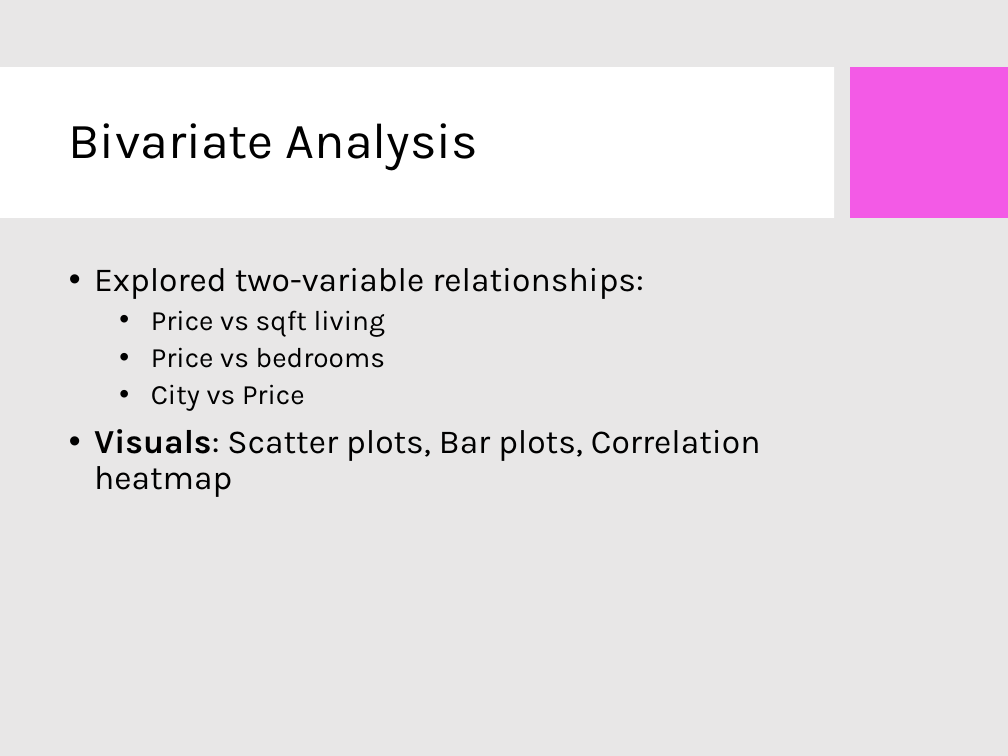
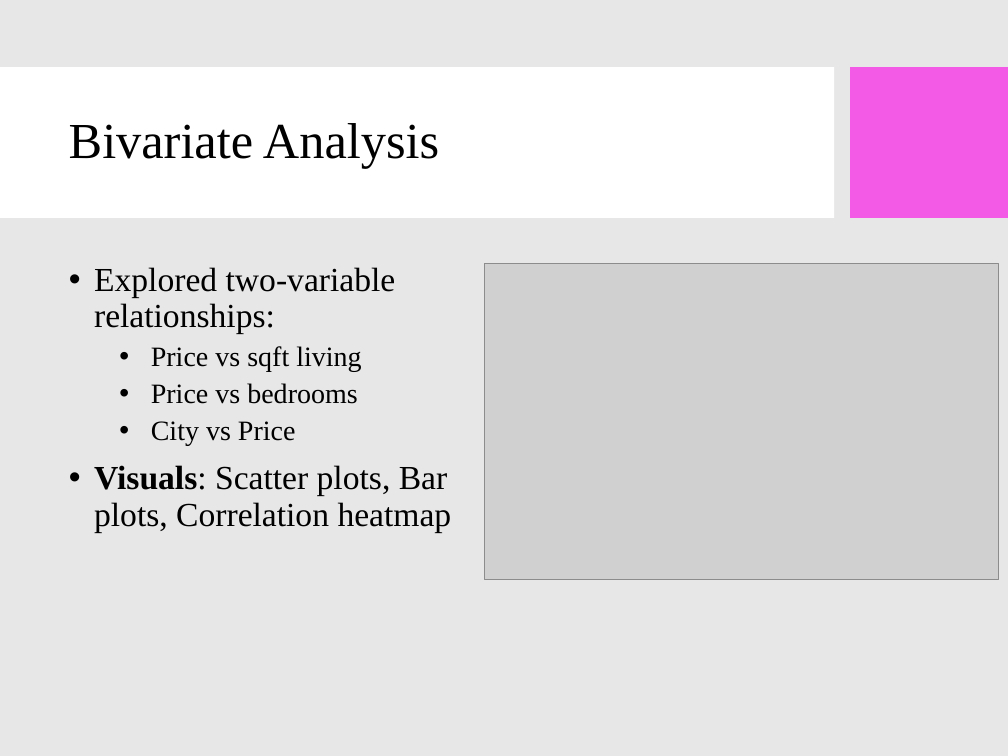
Before and after one commit to Krishna-S-2004/Python-RE, a slide deck: slide 13 of Krishna Housing_EDA_Presentation.pptx. Drawn at 1008x756 pixels with LibreOffice and Linux fonts; fonts in the diff are those of the drawing; grey boxes stand for pictures; background and template pictures are left out. Boxes give left, top, right and bottom in pixels: in the first picture for what was removed or moved away, otherwise in the second. Text is boxed around its words. In the diff, an @@ line names an element or a change of style, - is before the commit and + after.

```diff
--- a/Krishna Housing_EDA_Presentation.pptx
+++ b/Krishna Housing_EDA_Presentation.pptx
@@ title "Bivariate Analysis" at [69, 123, 439, 169]: font Karla to Times New Roman @@
@@ text "Explored two-variable relationships:" at [94, 267, 452, 532]: font Karla to Times New Roman @@
@@ picture added at [484, 264, 999, 581] @@
```
Also in this commit, not shown: 15 other slides changed.
